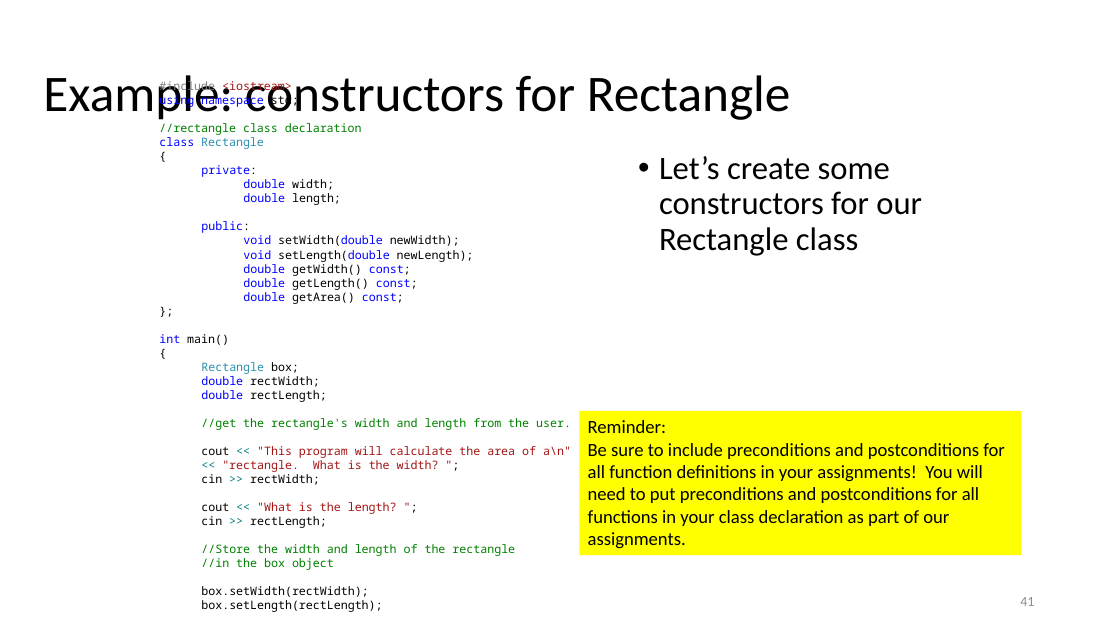
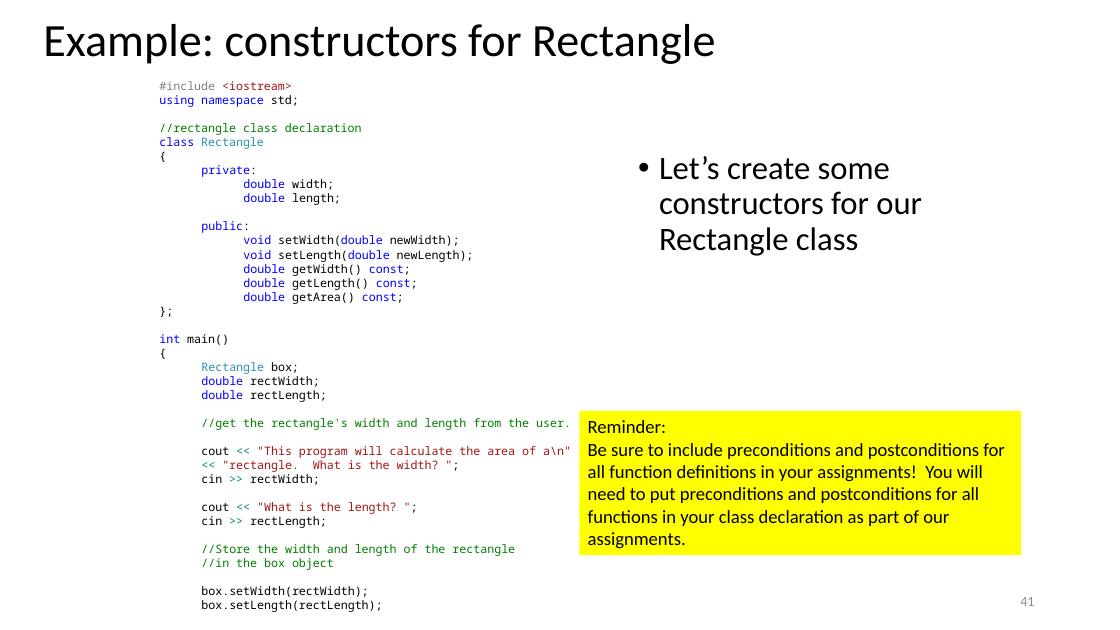
Before and after one commit to JimmyKePeng/Bootcamp-Repository, a slide deck: slide 41 of - Slides/CS301_Bootcamp_Classes_and_Structs.pptx. Drawn at 1120x630 pixels with LibreOffice and Linux fonts; fonts in the diff are those of the drawing. Boxes give left, top, right and bottom in pixels: in the first picture for what was removed or moved away, otherwise in the second. Text is boxed around its words. In the diff, an @@ line names an element or a change of style, - is before the commit and + after.

```diff
--- a/- Slides/CS301_Bootcamp_Classes_and_Structs.pptx
+++ b/- Slides/CS301_Bootcamp_Classes_and_Structs.pptx
@@ title "Example: constructors for Rectangle": place and size @@
-title "Example: constructors for Rectangle" at [43,75,791,120]
+title "Example: constructors for Rectangle" at [43,24,715,64]
@@ title "Example: constructors for Rectangle" at [43,24,715,64]: size 44 to 39.6 pt @@
```
Also in this commit, not shown: 12 other slides changed, 4 other files.
